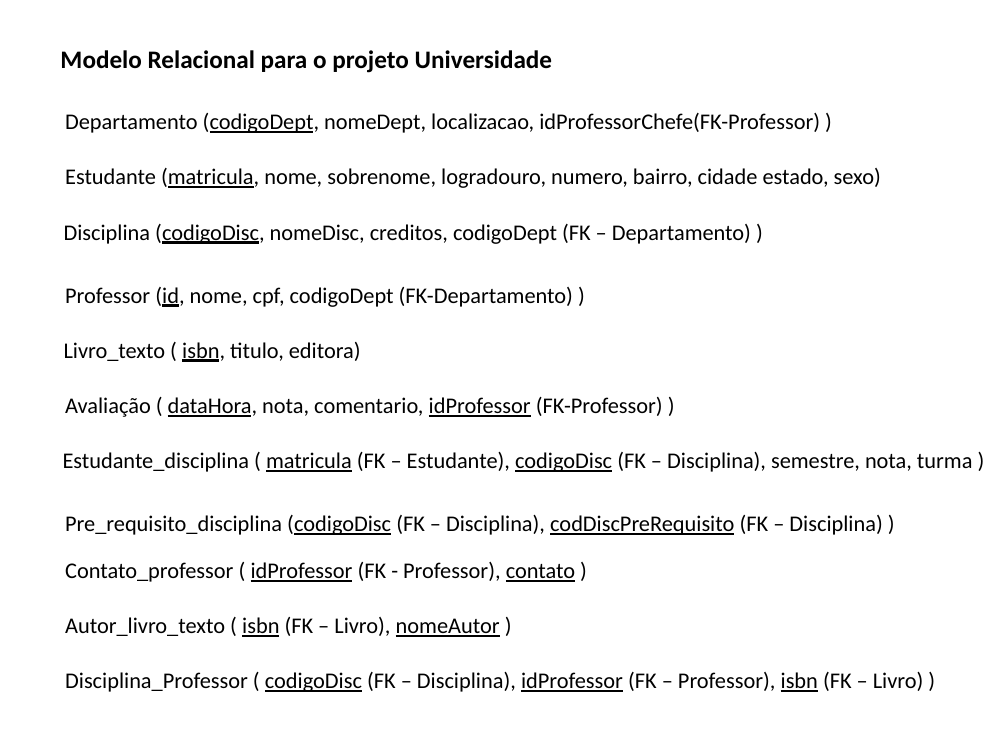
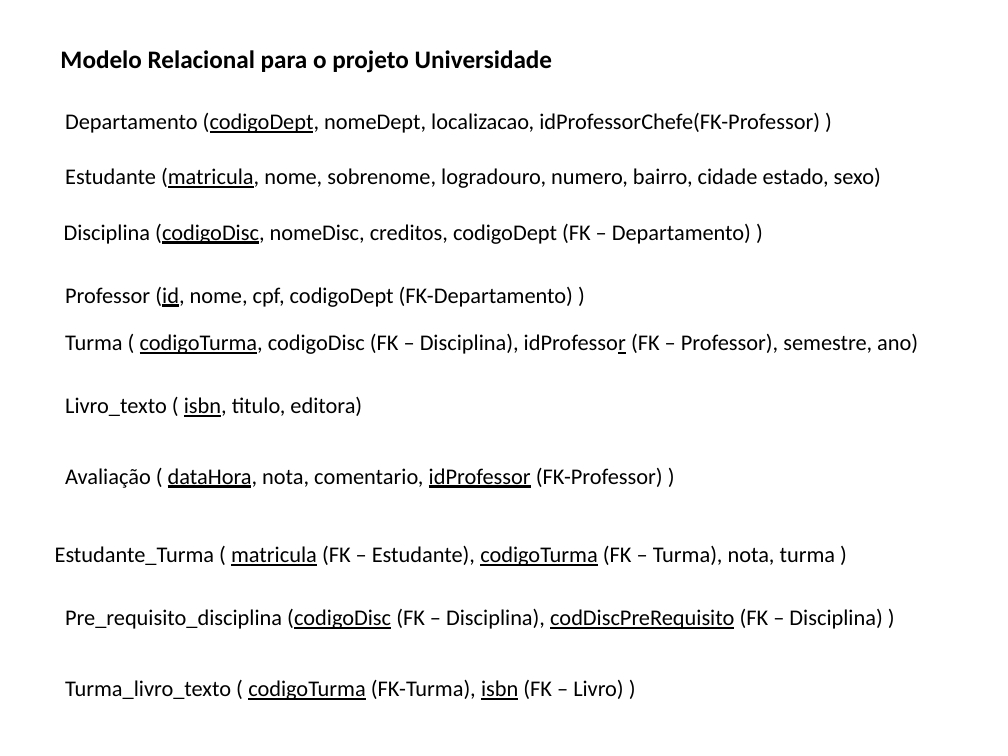
Before and after one commit to rosanamassahud/minicurso-sql, a slide deck: slide 7 of minicurso.pptx (slide 6 before the commit). Drawn at 1008x756 pixels with LibreOffice and Linux fonts; fonts in the diff are those of the drawing. Boxes give left, top, right and bottom in pixels: in the first picture for what was removed or moved away, otherwise in the second. Text is boxed around its words. In the diff, an @@ line names an element or a change of style, - is before the commit and + after.

```diff
--- a/minicurso.pptx
+++ b/minicurso.pptx
@@ text added at (65,334,918,354), 16 pt, text #000000 @@
+Turma ( codigoTurma, codigoDisc (FK – Disciplina), idProfessor (FK – Professor), semestre, ano)
@@ text "Livro_texto ( isbn, titulo, editora)": place and size @@
-text "Livro_texto ( isbn, titulo, editora)" at (64,342,361,362)
+text "Livro_texto ( isbn, titulo, editora)" at (65,397,362,417)
@@ text "Avaliação ( dataHora, nota, comentario, ...": place and size @@
-text "Avaliação ( dataHora, nota, comentario, ..." at (65,397,663,417)
+text "Avaliação ( dataHora, nota, comentario, ..." at (65,468,663,488)
@@ text at (55,546,836,566): text changed @@
-Estudante_disciplina ( matricula (FK – Estudante), codigoDisc (FK – Disciplina), semestre, nota, turma )
+Estudante_Turma ( matricula (FK – Estudante), codigoTurma (FK – Turma), nota, turma )
@@ text removed at (65,562,575,582) @@
-Contato_professor ( idProfessor (FK - Professor), contato )
@@ text "Pre_requisito_disciplina (codigoDisc (FK – Disciplina), ...": place and size @@
-text "Pre_requisito_disciplina (codigoDisc (FK – Disciplina), ..." at (65,515,882,535)
+text "Pre_requisito_disciplina (codigoDisc (FK – Disciplina), ..." at (65,609,882,629)
@@ text at (65,680,624,700): text changed @@
-Autor_livro_texto ( isbn (FK – Livro), nomeAutor )
+Turma_livro_texto ( codigoTurma (FK-Turma), isbn (FK – Livro) )
@@ text removed at (65,672,924,692) @@
-Disciplina_Professor ( codigoDisc (FK – Disciplina), idProfessor (FK – Professor), isbn (FK – Livro) )
```
Also in this commit, not shown: 1 other slide changed, 1 slide added.
